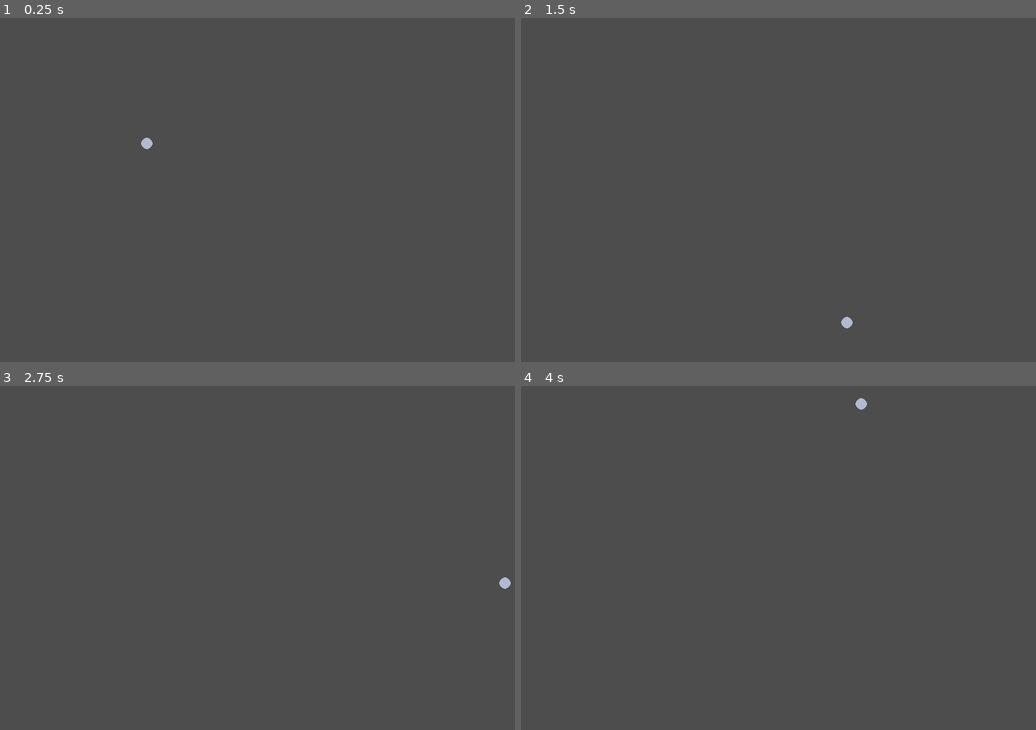
Above: before the commit, frames 1-4 (two rows, left to right).
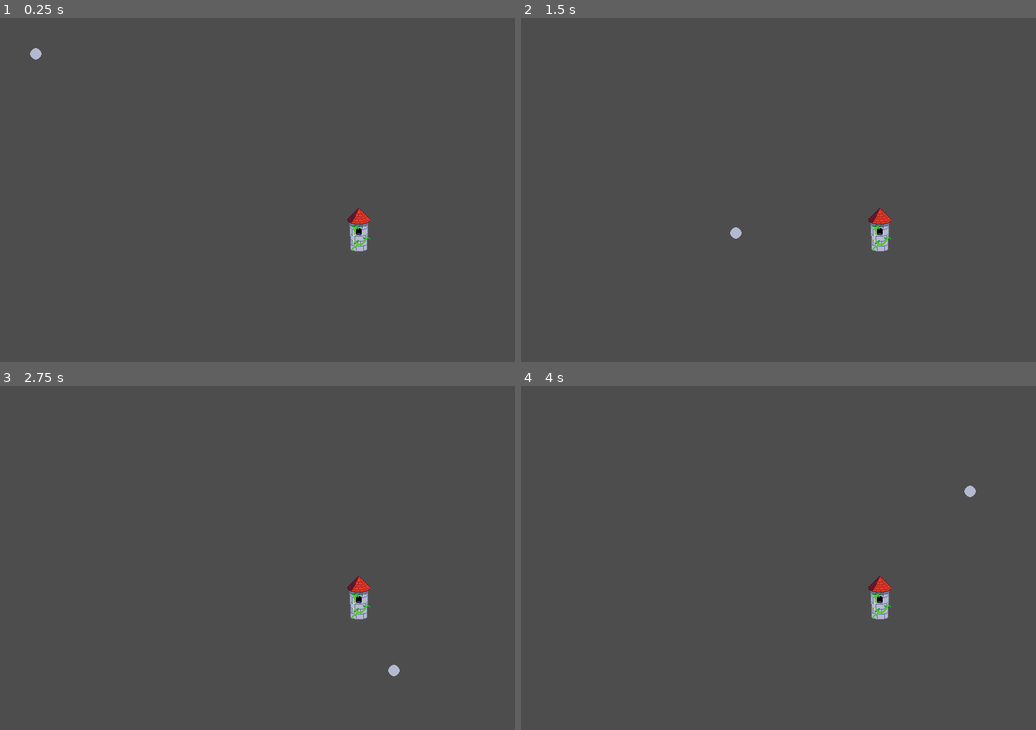
Above: after the commit, the same moments.

Repository: ShrimpCatDev/blockly
Game: Godot game, scene res://scenes/main.tscn
Two runs of this game, one before a commit and one after it. Both use one fixed random seed, a clock stepped at 60 frames per second and the inputs below.
Inputs (mouse positions are in pixels of both pictures, inside the frame that each line leads up to):
- Up to frame 1 (0.25 s): no input
- Up to frame 2 (1.5 s): tap Enter at 0.5 s; move the mouse to (891, 172) at 0.52 s; hold Right 0.53-1.28 s; tap Alt at 0.6 s; click (891, 172) at 0.67 s; move the mouse to (675, 207) at 1.27 s; hold Down from 1.28 s (still down); tap Shift at 1.35 s
- Up to frame 3 (2.75 s): move the mouse to (309, 482) at 2.02 s; release Down at 2.03 s; hold Right from 2.03 s (still down); tap Alt at 2.1 s
- Up to frame 4 (4 s): move the mouse to (752, 626) at 2.77 s; release Right at 2.78 s; hold Up 2.78-3.53 s; tap Shift at 2.85 s; click (752, 626) at 2.92 s; move the mouse to (933, 609) at 3.52 s; hold Left from 3.53 s (still down); tap Alt at 3.6 s

The runs differ from the first frame. In frame 1, 0.5% of the frame differs, in the area x 5-72%, y 8-68%; in frame 2, 0.5%; in frame 3, 0.5%; in frame 4, 0.5%.

Commit message:
move to seperate node system

Diff:
--- /dev/null
+++ b/scenes/ball.tscn
@@ -0,0 +1,18 @@
+[gd_scene format=3 uid="uid://6c44dr4kj0rk"]
+
+[ext_resource type="Script" uid="uid://bl6b68u6w8kiy" path="res://scenes/ball.gd" id="1_cxlvu"]
+[ext_resource type="Texture2D" uid="uid://dl3nlidek2sk5" path="res://assets/ball.png" id="2_f7cbr"]
+
+[sub_resource type="CircleShape2D" id="CircleShape2D_4dx81"]
+radius = 8.0
+
+[node name="Ball" type="Node2D" unique_id=176090509]
+
+[node name="Ball" type="Area2D" parent="." unique_id=1839777566]
+script = ExtResource("1_cxlvu")
+
+[node name="Collision" type="CollisionShape2D" parent="Ball" unique_id=1300785501]
+shape = SubResource("CircleShape2D_4dx81")
+
+[node name="Sprite" type="Sprite2D" parent="Ball" unique_id=838568059]
+texture = ExtResource("2_f7cbr")
--- a/scenes/main.tscn
+++ b/scenes/main.tscn
@@ -1,37 +1,11 @@
 [gd_scene format=3 uid="uid://ba2745641ngms"]
 
-[ext_resource type="Script" uid="uid://bl6b68u6w8kiy" path="res://scenes/ball.gd" id="1_0wfyh"]
-[ext_resource type="Texture2D" uid="uid://dl3nlidek2sk5" path="res://assets/ball.png" id="1_o5qli"]
-[ext_resource type="Texture2D" uid="uid://c8p4heg3roprm" path="res://assets/Placeholder_Tower.png" id="3_sugp2"]
-
-[sub_resource type="CircleShape2D" id="CircleShape2D_ha1pi"]
-radius = 8.0
-
-[sub_resource type="CapsuleShape2D" id="CapsuleShape2D_8fpmw"]
-radius = 11.0
-height = 26.0
+[ext_resource type="PackedScene" uid="uid://6c44dr4kj0rk" path="res://scenes/ball.tscn" id="2_0wfyh"]
+[ext_resource type="PackedScene" uid="uid://bfobtbx3cugn0" path="res://scenes/tower.tscn" id="2_sugp2"]
 
 [node name="Main" type="Node2D" unique_id=1113939576]
 
-[node name="Ball" type="Area2D" parent="." unique_id=1960020633]
-position = Vector2(155, 125)
-script = ExtResource("1_0wfyh")
+[node name="Ball" parent="." unique_id=176090509 instance=ExtResource("2_0wfyh")]
 
-[node name="Collision" type="CollisionShape2D" parent="Ball" unique_id=302427565]
-shape = SubResource("CircleShape2D_ha1pi")
-
-[node name="Sprite" type="Sprite2D" parent="Ball" unique_id=202407857]
-texture = ExtResource("1_o5qli")
-
-[node name="Tower" type="Area2D" parent="." unique_id=1548576594]
-position = Vector2(2, 2)
-
-[node name="Sprite" type="Sprite2D" parent="Tower" unique_id=108304307]
-position = Vector2(364, 209)
-texture = ExtResource("3_sugp2")
-
-[node name="Hitbox" type="Area2D" parent="Tower" unique_id=1649418766]
-
-[node name="CollisionShape2D" type="CollisionShape2D" parent="Tower/Hitbox" unique_id=776885038]
-position = Vector2(364, 206)
-shape = SubResource("CapsuleShape2D_8fpmw")
+[node name="Tower" parent="." unique_id=1609993156 instance=ExtResource("2_sugp2")]
+position = Vector2(501, 312)
--- /dev/null
+++ b/scenes/tower.tscn
@@ -0,0 +1,25 @@
+[gd_scene format=3 uid="uid://bfobtbx3cugn0"]
+
+[ext_resource type="Texture2D" uid="uid://pefvss1hn5bx" path="res://assets/placeholder tower too.png" id="1_2x682"]
+
+[sub_resource type="CapsuleShape2D" id="CapsuleShape2D_ay4al"]
+radius = 11.0
+height = 26.0
+
+[node name="Tower" type="Node2D" unique_id=1609993156]
+
+[node name="Tower" type="Area2D" parent="." unique_id=1132166555]
+position = Vector2(2, 2)
+
+[node name="Sprite" type="Sprite2D" parent="Tower" unique_id=25392445]
+position = Vector2(-2, -2)
+
+[node name="Hitbox" type="Area2D" parent="Tower" unique_id=1910804884]
+position = Vector2(-2, -2)
+
+[node name="PlaceholderTowerToo" type="Sprite2D" parent="Tower/Hitbox" unique_id=2144431414]
+position = Vector2(0, -15)
+texture = ExtResource("1_2x682")
+
+[node name="CollisionShape2D" type="CollisionShape2D" parent="Tower/Hitbox" unique_id=16426528]
+shape = SubResource("CapsuleShape2D_ay4al")
